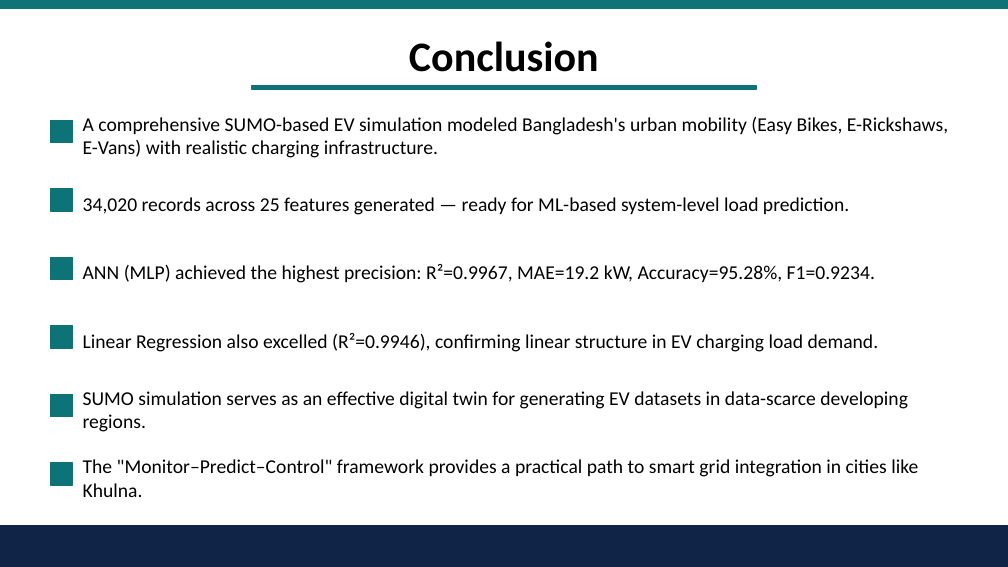
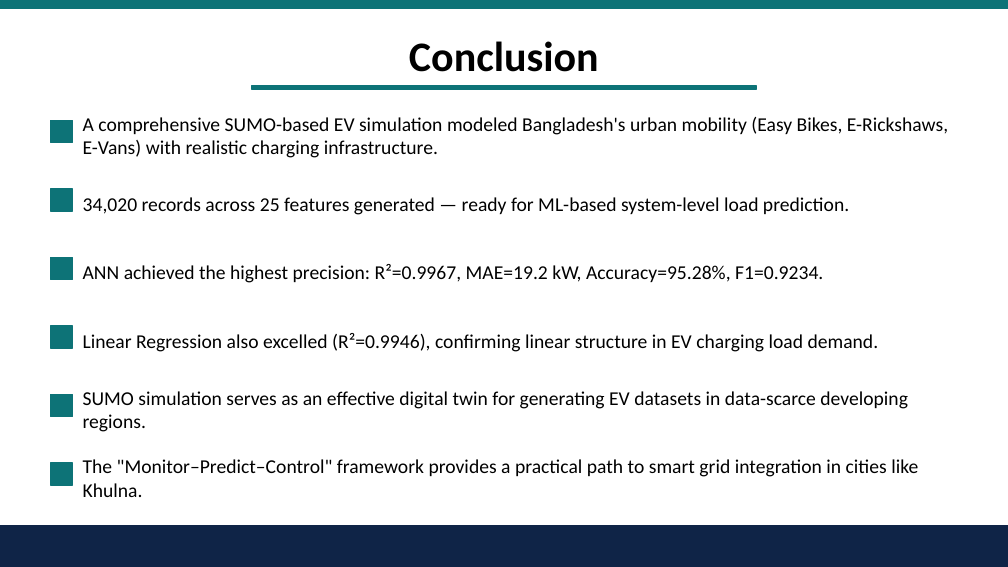
Before and after one commit to Rakesh01999/Research-Work-BPV, a slide deck: slide 26 of Thesis-Defense/defense/200112_Defense_Presentation.pptx (slide 21 before the commit). Drawn at 1008x567 pixels with LibreOffice and Linux fonts; fonts in the diff are those of the drawing. Boxes give left, top, right and bottom in pixels: in the first picture for what was removed or moved away, otherwise in the second. Text is boxed around its words. In the diff, an @@ line names an element or a change of style, - is before the commit and + after.

```diff
--- a/Thesis-Defense/defense/200112_Defense_Presentation.pptx
+++ b/Thesis-Defense/defense/200112_Defense_Presentation.pptx
@@ text at (83,264,823,283): text changed @@
-ANN (MLP) achieved the highest precision: R²=0.9967, MAE=19.2 kW, Accuracy=95.28%, F1=0.9234.
+ANN achieved the highest precision: R²=0.9967, MAE=19.2 kW, Accuracy=95.28%, F1=0.9234.
```
Also in this commit, not shown: 3 other slides changed, 5 slides added, 2 other files.
